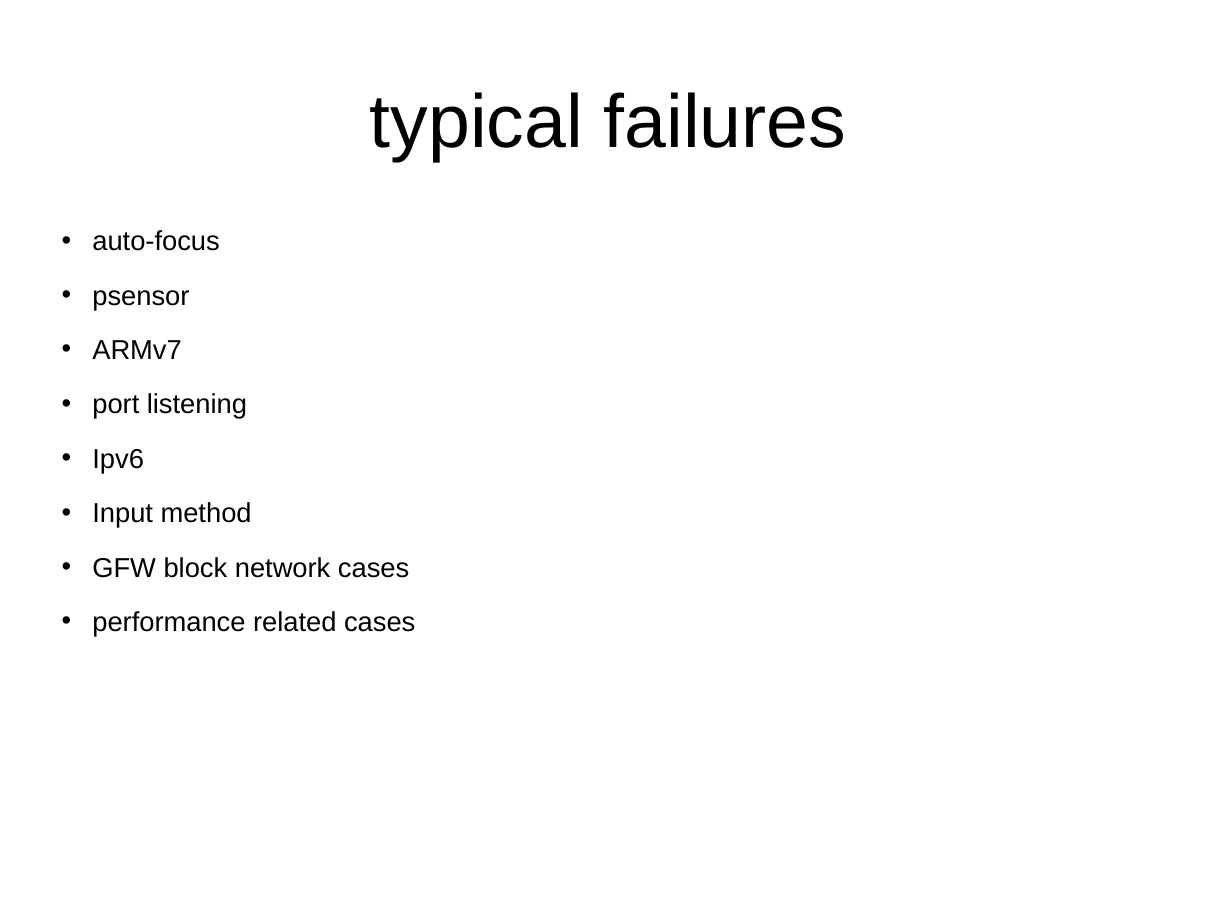
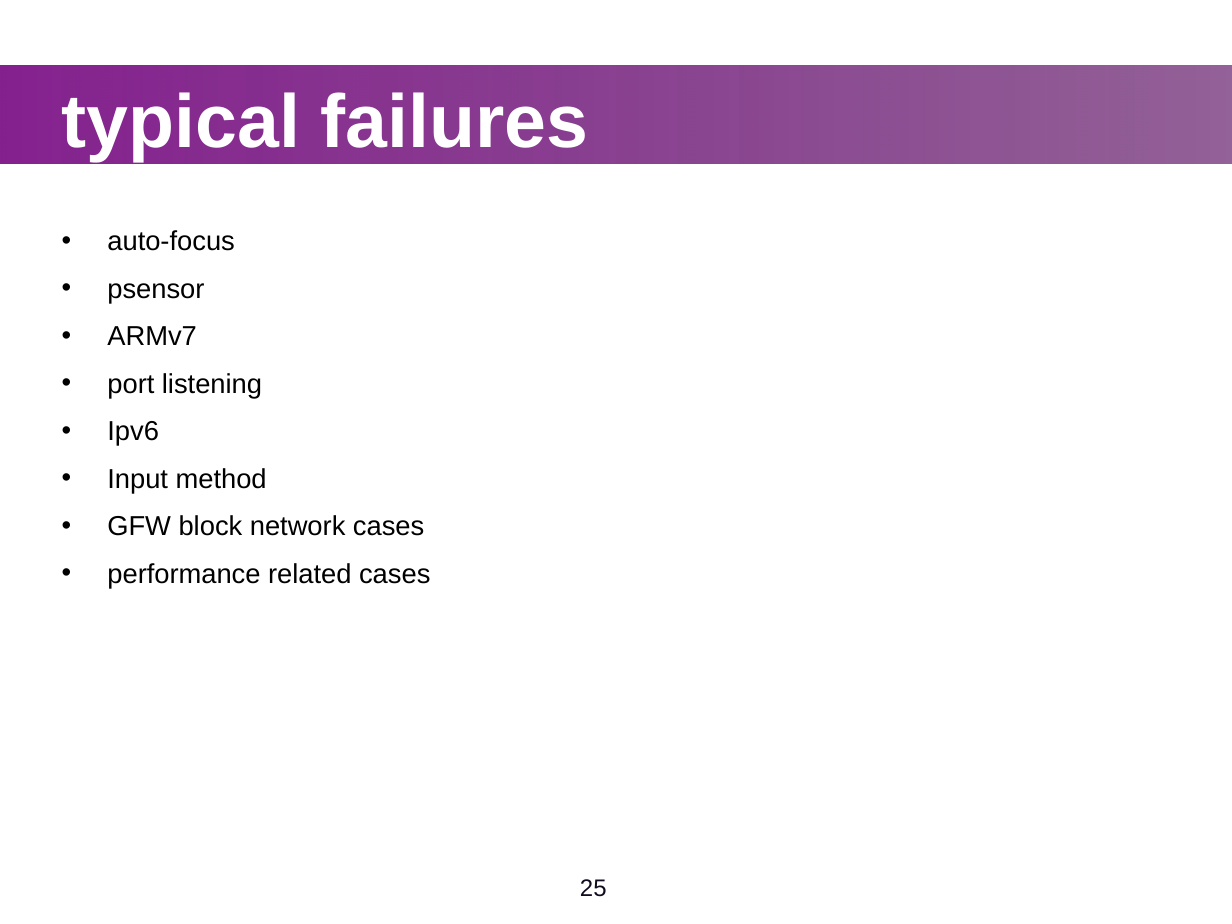
Before and after one commit to widerules/system-information, a slide deck: slide 25 of cts/CTS-training.ppt. Drawn at 1232x924 pixels with LibreOffice and Linux fonts; fonts in the diff are those of the drawing; background and template pictures are left out. Boxes give left, top, right and bottom in pixels: in the first picture for what was removed or moved away, otherwise in the second. Text is boxed around its words. In the diff, an @@ line names an element or a change of style, - is before the commit and + after.

Commit message:
jingtao: change style for all CTS slides

```diff
--- a/cts/CTS-training.ppt
+++ b/cts/CTS-training.ppt
@@ text "typical failures" at (62, 92, 589, 161): text colour #000000 to #FFFFFF, bold on; alignment centre to left @@
@@ rectangle added at (0, 65, 1232, 163), fill gradient #85218F to #611868 @@
@@ text "auto-focus" at (107, 230, 430, 589): indent changed; less space between paragraphs @@
@@ page number added at (580, 879, 607, 897), 14 pt, text #120B1E @@
+25
```
Also in this commit, not shown: 36 other slides changed, 2 slides added, 3 slides removed, 2 other files.
